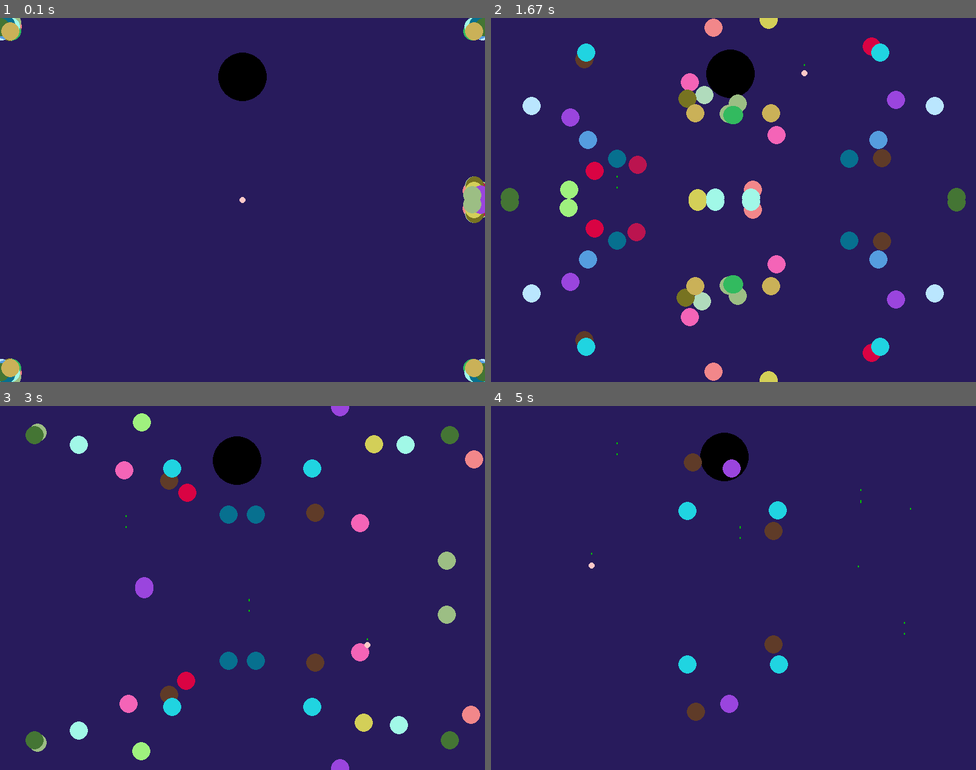
Above: before the commit, frames 1-4 (two rows, left to right).
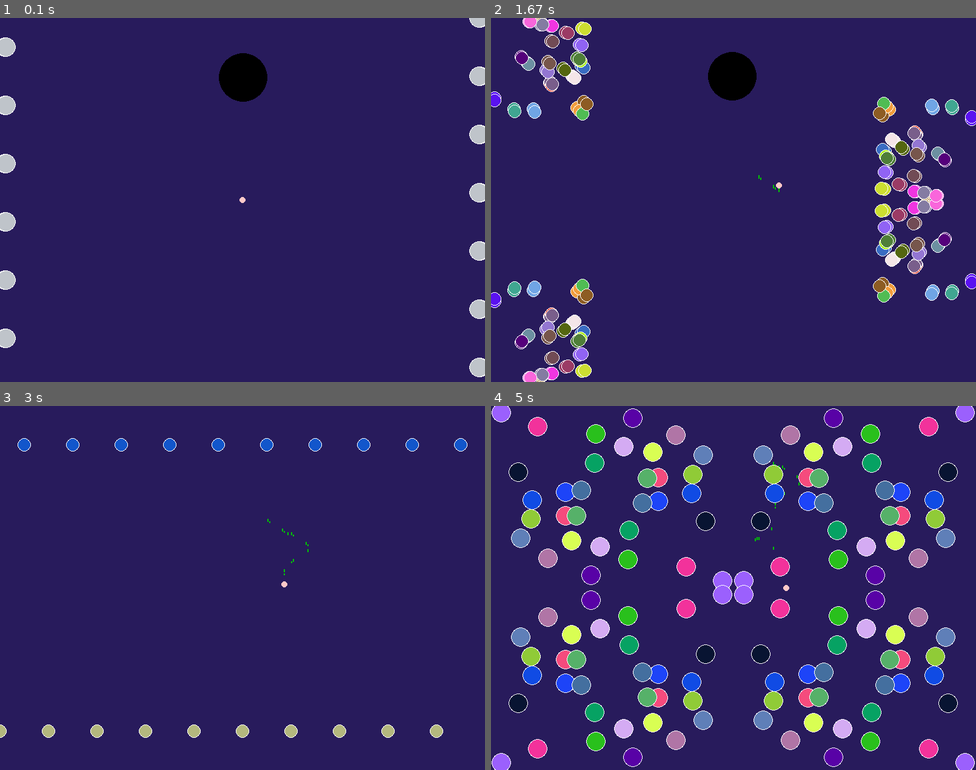
Above: after the commit, the same moments.

Repository: YuryNagorny/Gleb-Yura-PyGame
Game: pygame game, started from main.py
Two runs of this game, one before a commit and one after it. Both use one fixed random seed, a clock stepped at 60 frames per second and the inputs below.
Inputs (mouse positions are in pixels of both pictures, inside the frame that each line leads up to):
- Up to frame 1 (0.1 s): no input
- Up to frame 2 (1.67 s): hold 1 0.33-0.8 s; hold D 0.33-0.8 s; move the mouse to (714, 214) at 0.37 s; hold D 0.83-1.3 s; move the mouse to (617, 203) at 0.87 s; tap Space at 0.9, 1.2, 1.4 s; tap 1 at 0.98 s; hold W 1.33-1.63 s; move the mouse to (806, 72) at 1.37 s
- Up to frame 3 (3 s): hold D 1.67-2.13 s; move the mouse to (252, 464) at 1.7 s; tap Space at 1.73, 2.03, 2.23, 2.53, 2.8 s; hold A 2.17-2.7 s; move the mouse to (247, 624) at 2.2 s; tap 1 at 2.32 s; hold S from 2.73 s (still down); move the mouse to (368, 646) at 2.77 s
- Up to frame 4 (5 s): release S at 3.03 s; hold A 3.07-3.47 s; move the mouse to (859, 555) at 3.1 s; tap Space at 3.13, 3.43, 3.57, 3.97, 4.27, 4.63 s; hold W 3.5-3.87 s; move the mouse to (908, 558) at 3.53 s; tap 1 at 3.65 s; hold D 3.9-4.53 s; move the mouse to (903, 660) at 3.93 s; hold S 4.57-4.93 s; move the mouse to (592, 566) at 4.6 s; hold A from 4.97 s (still down)

The runs differ from the first frame. In frame 1, 3.0% of the frame differs, in the area x 0-100%, y 0-100%; in frame 2, 15%; in frame 3, 7.7%; in frame 4, 22%.

Commit message:
Update main.py

Diff:
--- a/main.py
+++ b/main.py
@@ -6,17 +6,18 @@
     def __init__(self):
         radius = {1: 5, 2: 10, 3: 15, 4: 20}
         self.type_ = random.randint(1, 4)
-        self.geometry = random.randint(1, 7)
+        self.geometry = random.randint(1, 9)
         self.projectiles = []
         coord = (boss.x, boss.y)
+        self.count = 50 // self.type_
         if self.geometry == 1:
-            for _ in range(0, 100 // self.type_):
+            for _ in range(0, self.count):
                 color = (random.randint(0, 255), random.randint(0, 255), random.randint(0, 255))
                 vector = (1, random.randint(20, 500) / 100, random.randint(20, 500) / 100)
                 self.projectiles.append(Projectile(coord[0], coord[1], radius[self.type_], color, 0, vector))
                 self.projectiles.append(Projectile(coord[0], coord[1], radius[self.type_], color, 0, (0, vector[1], vector[-1])))
         if self.geometry == 2:
-            for _ in range(0, 100 // self.type_):
+            for _ in range(0, self.count):
                 color = (random.randint(0, 255), random.randint(0, 255), random.randint(0, 255))
                 vector = (1, random.randint(20, 500) / 100, random.randint(20, 500) / 100)
                 self.projectiles.append(Projectile(coord[0], coord[1], radius[self.type_], color, 0, vector))
@@ -24,7 +25,7 @@
                 self.projectiles.append(Projectile(coord[0], coord[1], radius[self.type_], color, 1, vector))
                 self.projectiles.append(Projectile(coord[0], coord[1], radius[self.type_], color, 1, (0, vector[1], vector[-1])))
         if self.geometry == 3:
-                for _ in range(0, 100 // self.type_):
+                for _ in range(0, self.count):
                     if random.randint(0, 1):
                         color = (random.randint(0, 255), random.randint(0, 255), random.randint(0, 255))
                         vector = (1, random.randint(20, 300) / 100, random.randint(20, 500) / 100)
@@ -42,7 +43,7 @@
                         self.projectiles.append(Projectile(coord[0], coord[1], radius[self.type_], color, 0, vector))
                         self.projectiles.append(Projectile(coord[0], coord[1], radius[self.type_], color, 0, (0, vector[1], vector[-1])))
         if self.geometry == 4:
-            for _ in range(0, 100 // self.type_):
+            for _ in range(0, self.count):
                 color = (random.randint(0, 255), random.randint(0, 255), random.randint(0, 255))
                 vector = (1, random.randint(20, 500) / 100, random.randint(20, 500) / 100)
                 self.projectiles.append(Projectile(coord[0], coord[1], radius[self.type_], color, 1, vector))
@@ -50,7 +51,7 @@
                 self.projectiles.append(Projectile(coord[0], coord[1], radius[self.type_], color, 0, vector))
                 self.projectiles.append(Projectile(coord[0], coord[1], radius[self.type_], color, 0, (0, vector[1], vector[-1])))
         if self.geometry == 5:
-            for _ in range(0, 100  // self.type_ // 4):
+            for _ in range(0, self.count):
                 color = (random.randint(0, 255), random.randint(0, 255), random.randint(0, 255))
                 vector1 = (1, random.randint(20, 500) / 100, random.randint(20, 500) / 100)
                 vector2 = (0, vector1[1], vector1[-1])
@@ -59,7 +60,7 @@
                 self.projectiles.append(Projectile(800, 0, radius[self.type_], color, 0, vector2))
                 self.projectiles.append(Projectile(800, 600, radius[self.type_], color, 1, vector2))
         if self.geometry == 6:
-            for _ in range(0, 100 // self.type_ // 8):
+            for _ in range(0, self.count):
                 color = (random.randint(0, 255), random.randint(0, 255), random.randint(0, 255))
                 vector1 = (1, random.randint(20, 500) / 100, random.randint(20, 500) / 100)
                 vector2 = (0, vector1[1], vector1[-1])
@@ -73,7 +74,7 @@
                 self.projectiles.append(Projectile(400, 600, radius[self.type_], color, 1, vector2))
         if self.geometry == 7:
             if random.randint(0, 1):
-                for _ in range(0, 100 // self.type_ // 3):
+                for _ in range(0, self.count):
                     color = (random.randint(0, 255), random.randint(0, 255), random.randint(0, 255))
                     vector1 = (1, random.randint(20, 500) / 100, random.randint(20, 500) / 100)
                     vector2 = (0, vector1[1], vector1[-1])
@@ -83,7 +84,7 @@
                     self.projectiles.append(Projectile(800, 600, radius[self.type_], color, 1, vector2))
                     self.projectiles.append(Projectile(800, 0, radius[self.type_], color, 0, vector2))
             else:
-                for _ in range(0, 100 // self.type_ // 3):
+                for _ in range(0, self.count):
                     color = (random.randint(0, 255), random.randint(0, 255), random.randint(0, 255))
                     vector1 = (1, random.randint(20, 500) / 100, random.randint(20, 500) / 100)
                     vector2 = (0, vector1[1], vector1[-1])
@@ -92,6 +93,42 @@
                     self.projectiles.append(Projectile(800, 300, radius[self.type_], color, 1, vector2))
                     self.projectiles.append(Projectile(0, 0, radius[self.type_], color, 0, vector1))
                     self.projectiles.append(Projectile(0, 600, radius[self.type_], color, 1, vector1))
+        if self.geometry == 8:
+            color1 = (random.randint(0, 255), random.randint(0, 255), random.randint(0, 255))
+            color2 = (random.randint(0, 255), random.randint(0, 255), random.randint(0, 255))
+            a = -1
+            if random.randint(0, 1):
+                for i in range(0, 800, radius[self.type_] * 4):
+                    a += 1
+                    if a % 2 == 0:
+                        self.projectiles.append(Projectile(i, 0, radius[self.type_], color1, 0, (0, 0, 2)))
+                    else:
+                        self.projectiles.append(Projectile(i, 600, radius[self.type_], color2, 0, (0, 0, -2)))
+            else:
+                for i in range(0, 800, radius[self.type_] * 4):
+                    a += 1
+                    if a % 2:
+                        self.projectiles.append(Projectile(i, 0, radius[self.type_], color1, 0, (0, 0, 2)))
+                    else:
+                        self.projectiles.append(Projectile(i, 600, radius[self.type_], color2, 0, (0, 0, -2)))
+        if self.geometry == 9:
+            color1 = (random.randint(0, 255), random.randint(0, 255), random.randint(0, 255))
+            color2 = (random.randint(0, 255), random.randint(0, 255), random.randint(0, 255))
+            a = -1
+            if random.randint(0, 1):
+                for i in range(0, 600, self.type_ * 16):
+                    a += 1
+                    if a % 2 == 0:
+                        self.projectiles.append(Projectile(800, i, radius[self.type_], color1, 0, (0, 2, 0)))
+                    else:
+                        self.projectiles.append(Projectile(0, i, radius[self.type_], color1, 0, (0, -2, 0)))
+            else:
+                for i in range(0, 600, self.type_ * 16):
+                    a += 1
+                    if a % 2:
+                        self.projectiles.append(Projectile(800, i, radius[self.type_], color1, 0, (0, 2, 0)))
+                    else:
+                        self.projectiles.append(Projectile(0, i, radius[self.type_], color1, 0, (0, -2, 0)))
 
 
 class Enemy:
@@ -139,7 +176,9 @@
         self.color = color
 
     def render(self):
+        pygame.draw.circle(screen, (255, 255, 255), (self.x, self.y), self.r + 1)
         pygame.draw.circle(screen, self.color, (self.x, self.y), self.r)
+
 
     def kill(self, other):
         a, b, c = (self.x, self.y, self.r)
@@ -181,6 +220,7 @@
         self.x = 400
         self.y = 300
         self.r = 5
+        self.speed = 3
         self.setting = setting
 
     def move(self, x, y):
@@ -200,7 +240,7 @@
 
 
 class Screen:
-    FPS = 60
+    FPS = 55
     COLORS = {
         "blue": (40, 27, 92),
         "black": (0, 0, 0),
@@ -214,10 +254,10 @@
 enemy_count = 0
 projectiles = []
 bullets = []
-player = Player(0)
+player = Player(1)
 times = 0
 boss = Enemy((400, 100), (0, 0, 0))
-diff = 2
+diff = 1
 
 if __name__ == '__main__':
     if player.setting:
@@ -233,31 +273,35 @@
                 projectiles = a.projectiles.copy()
                 boss.move()
             clock = pygame.time.Clock()
+            boss.render()
             screen.fill(Screen.COLORS['blue'])
+            boss.render()
             keys = pygame.key.get_pressed()
             for event in pygame.event.get():
                 if event.type == pygame.QUIT:
                     run = False
                 if event.type == pygame.MOUSEBUTTONUP:
                     player.shot()
-            boss.render()
             coord = (400, 300)
             run = True
             pygame.init()
             size = width, height = 800, 600
             screen = pygame.display.set_mode(size)
+            f = True
             while run:
                 stage = 0
+                if keys[pygame.K_1]:
+                    projectiles = []
                 if keys[pygame.K_SPACE]:
                     player.shot()
                 if keys[pygame.K_a]:
-                    player.move(-2, 0)
+                    player.move(-player.speed, 0)
                 if keys[pygame.K_d]:
-                    player.move(2, 0)
+                    player.move(player.speed, 0)
                 if keys[pygame.K_w]:
-                    player.move(0, -2)
+                    player.move(0, -player.speed)
                 if keys[pygame.K_s]:
-                    player.move(0, 2)
+                    player.move(0, player.speed)
                 if len(projectiles) == 0 or times == 300:
                     times = 0
                     for i in range(diff):
@@ -304,7 +348,7 @@
                         del projectiles[projectiles.index(i)]
                     i.render()
                     i.move()
-                    if i.kill(player):
+                    if i.kill(player) and f:
                         pass
                 boss.render()
                 player.render()
@@ -332,6 +376,8 @@
             screen.fill(Screen.COLORS['blue'])
             keys = pygame.key.get_pressed()
             for event in pygame.event.get():
+                if keys[pygame.K_1]:
+                    projectiles = []
                 if event.type == pygame.MOUSEMOTION:
                     player.mouse_setting(event.pos)
                 if event.type == pygame.QUIT:
